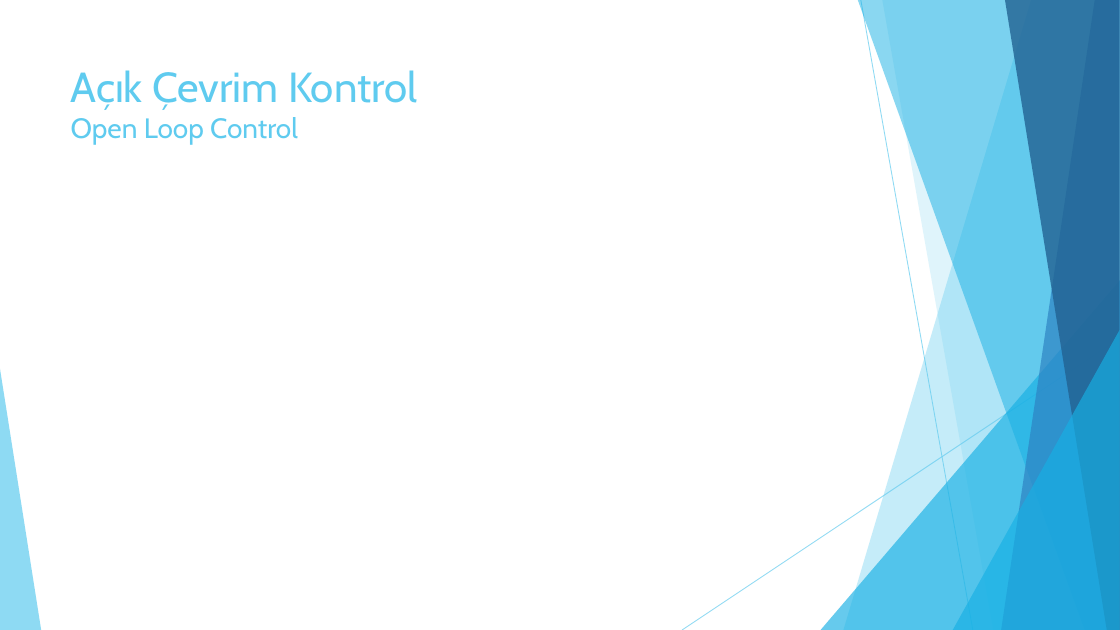
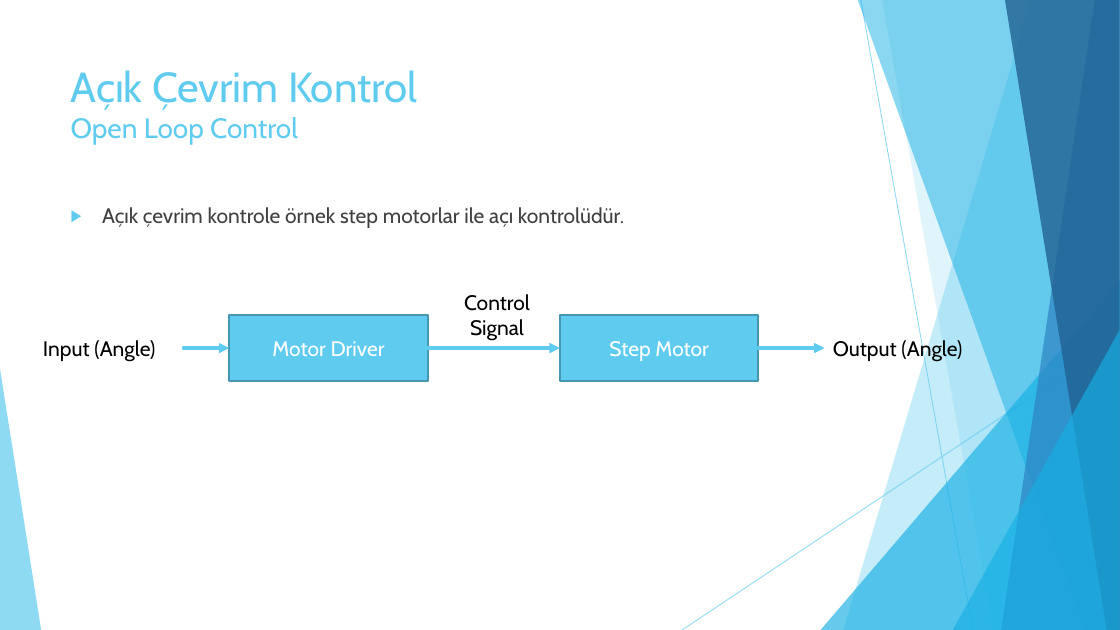
Before and after one commit to enginsubasi/Udemy_STM32, a slide deck: slide 4 of docs/Sunumlar/PIDKontrolcu.pptx. Drawn at 1120x630 pixels with LibreOffice and Linux fonts; fonts in the diff are those of the drawing. Boxes give left, top, right and bottom in pixels: in the first picture for what was removed or moved away, otherwise in the second. Text is boxed around its words. In the diff, an @@ line names an element or a change of style, - is before the commit and + after.

```diff
--- a/docs/Sunumlar/PIDKontrolcu.pptx
+++ b/docs/Sunumlar/PIDKontrolcu.pptx
@@ text added at box(102, 207, 624, 228), 18 pt, text #404040 @@
+▶ Açık çevrim kontrole örnek step motorlar ile açı kontrolüdür.
@@ text added at box(464, 294, 530, 341), 18 pt, text #000000 @@
+Control
+Signal
@@ rectangle added at box(229, 315, 428, 381), fill #5FCBEF, outline #4696B1 1.5 pt, 18 pt, text #FFFFFF @@
+Motor Driver
@@ rectangle added at box(560, 315, 759, 381), fill #5FCBEF, outline #4696B1 1.5 pt, 18 pt, text #FFFFFF @@
+Step Motor
@@ text added at box(43, 340, 155, 362), 18 pt, text #000000 @@
+Input (Angle)
@@ arrow added from (183, 348) to (229, 348), #5FCBEF 3 pt @@
@@ arrow added from (428, 348) to (560, 348), #5FCBEF 3 pt @@
@@ arrow added from (759, 348) to (825, 348), #5FCBEF 3 pt @@
@@ text added at box(833, 338, 962, 362), 18 pt, text #000000 @@
+Output (Angle)
```
Also in this commit, not shown: 3 other slides changed, 8 slides added, 1 slide removed, 2 other files.
